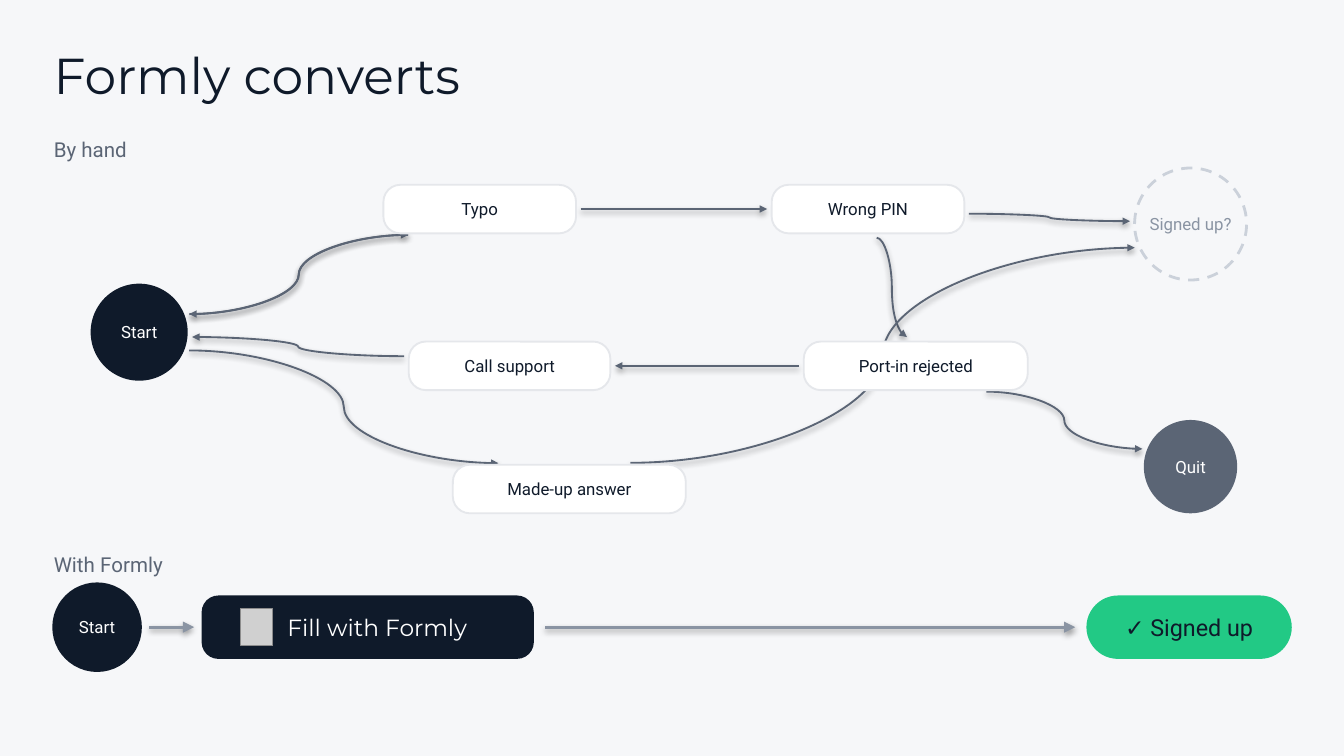
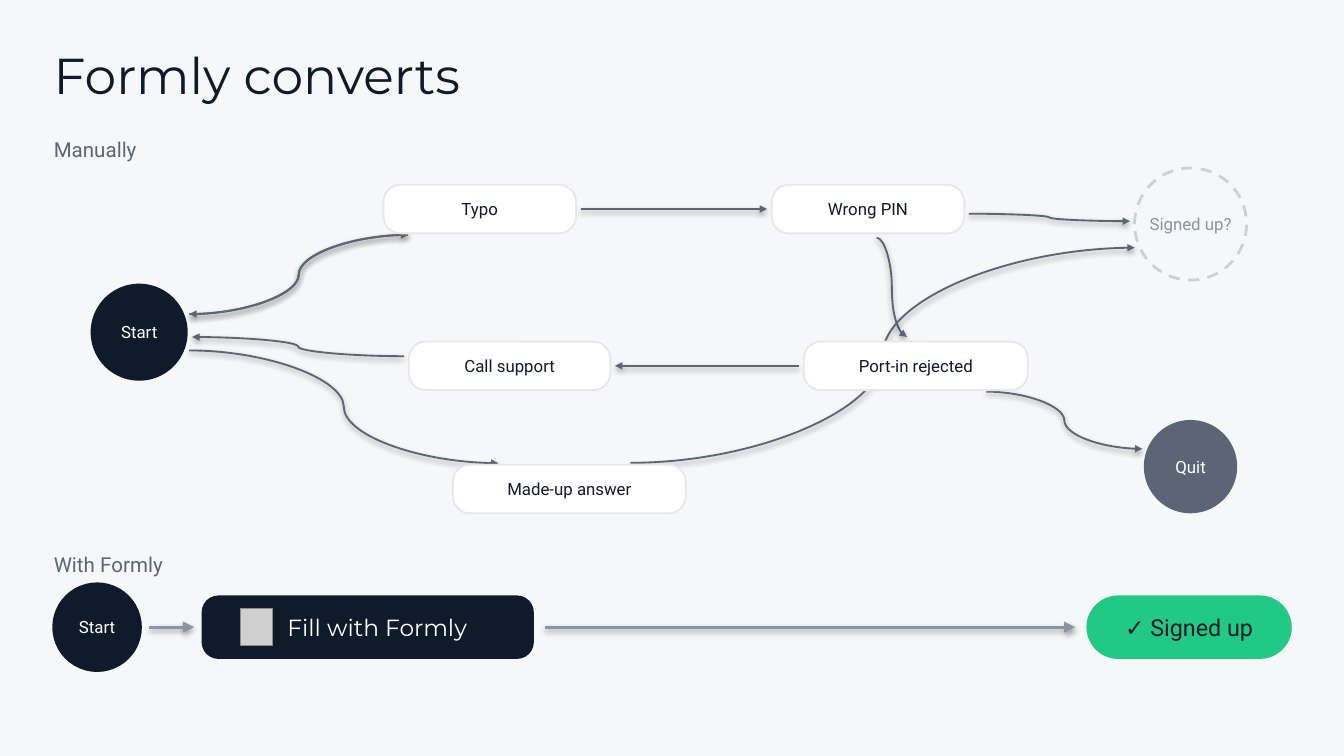
Before and after one commit to salvobonsma/DubHacks2026, a slide deck: slide 4 of deck/Formly-deck.pptx (slide 5 before the commit). Drawn at 1344x756 pixels with LibreOffice and Linux fonts; fonts in the diff are those of the drawing; grey boxes stand for pictures. Boxes give left, top, right and bottom in pixels: in the first picture for what was removed or moved away, otherwise in the second. Text is boxed around its words. In the diff, an @@ line names an element or a change of style, - is before the commit and + after.

```diff
--- a/deck/Formly-deck.pptx
+++ b/deck/Formly-deck.pptx
@@ text at box(54, 141, 137, 162): text changed @@
-By hand
+Manually
```
Also in this commit, not shown: 5 other slides changed, 3 other files.
